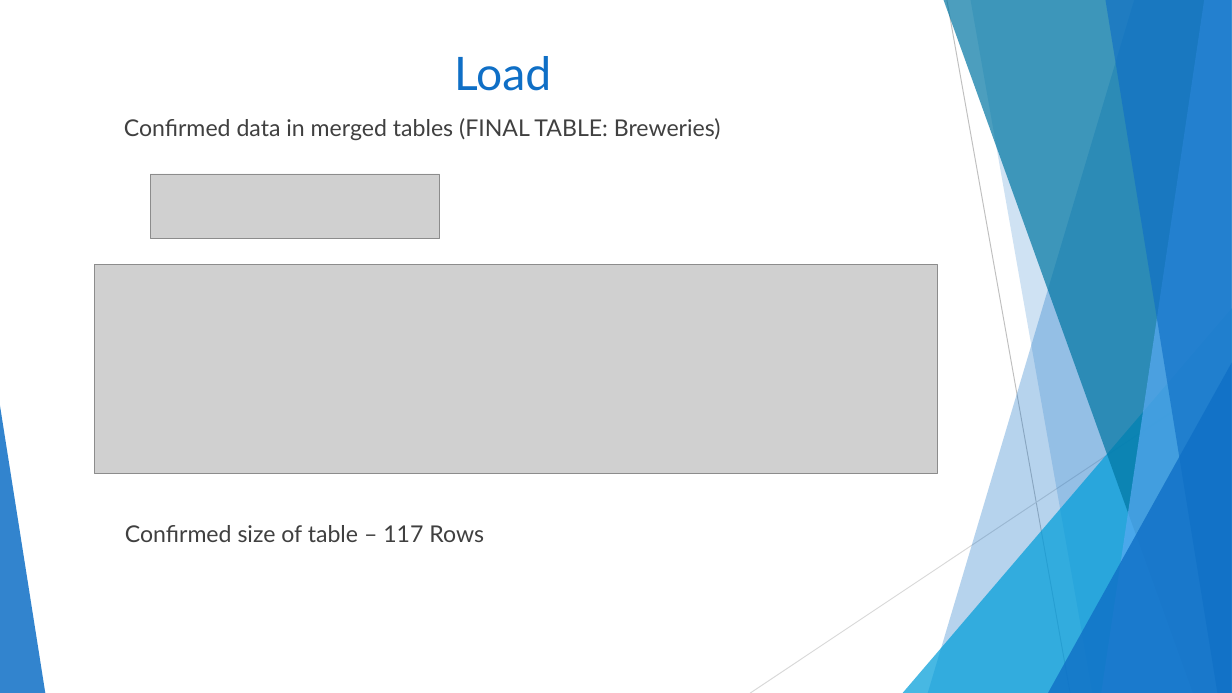
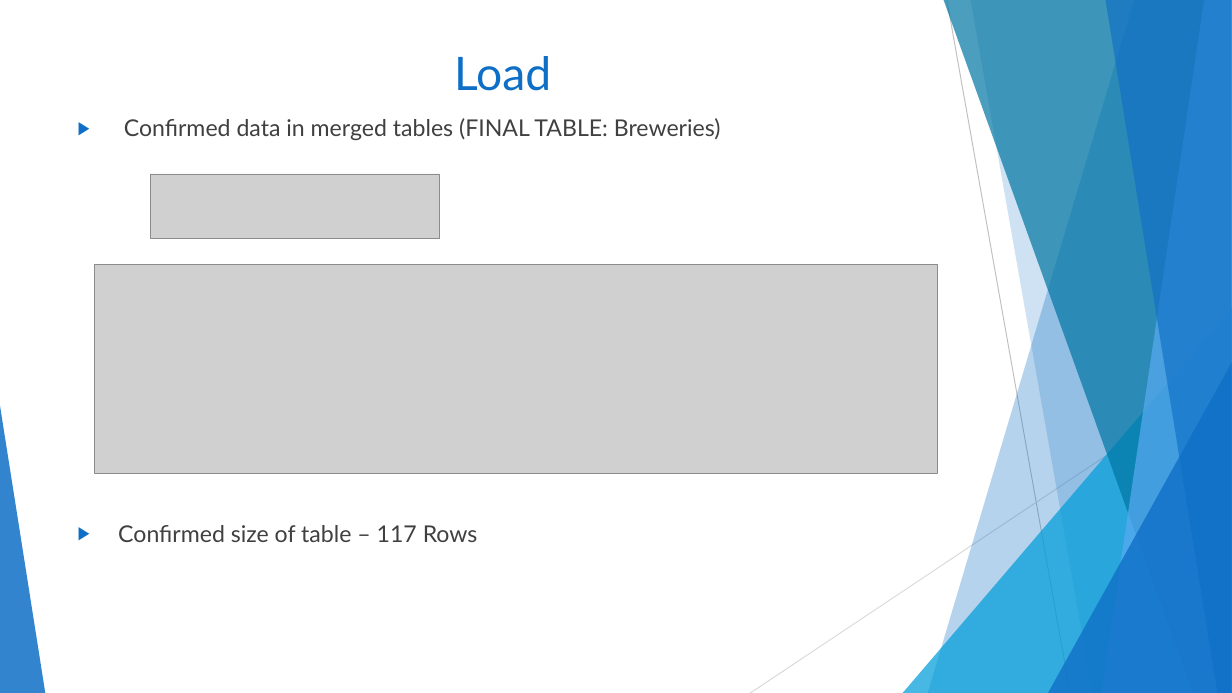
Before and after one commit to melindaeudy/ETL-Project, a slide deck: slide 8 of Carolina Brew Presentation.pptx. Drawn at 1232x693 pixels with LibreOffice and Linux fonts; fonts in the diff are those of the drawing; grey boxes stand for pictures. Boxes give left, top, right and bottom in pixels: in the first picture for what was removed or moved away, otherwise in the second. Text is boxed around its words. In the diff, an @@ line names an element or a change of style, - is before the commit and + after.

```diff
--- a/Carolina Brew Presentation.pptx
+++ b/Carolina Brew Presentation.pptx
@@ text "Confirmed data in merged tables ..." at (x1=118, y1=118, x2=721, y2=542): bullet none to ▶ @@
```
Also in this commit, not shown: 8 other slides changed, 1 other file.
